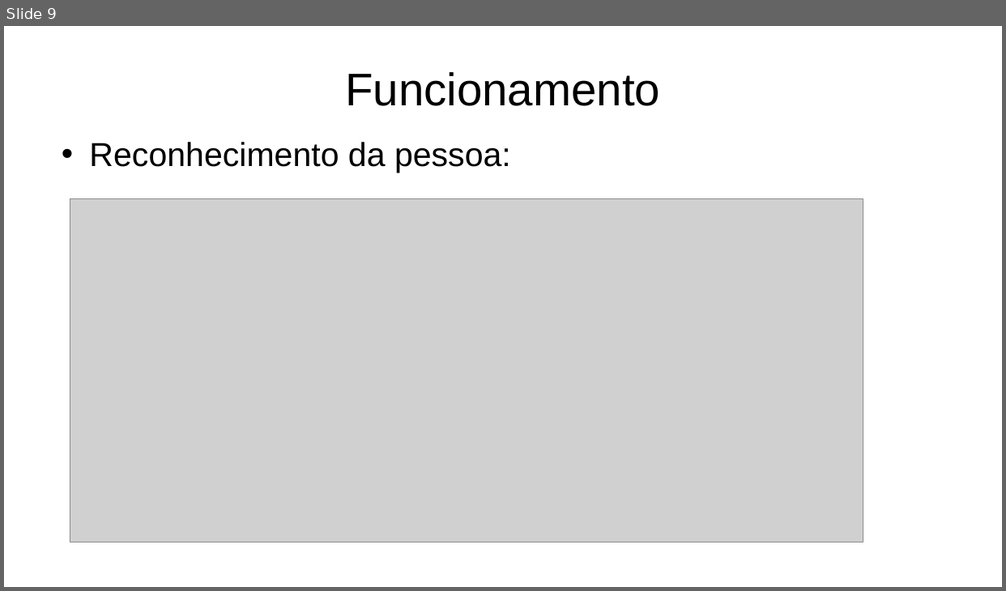
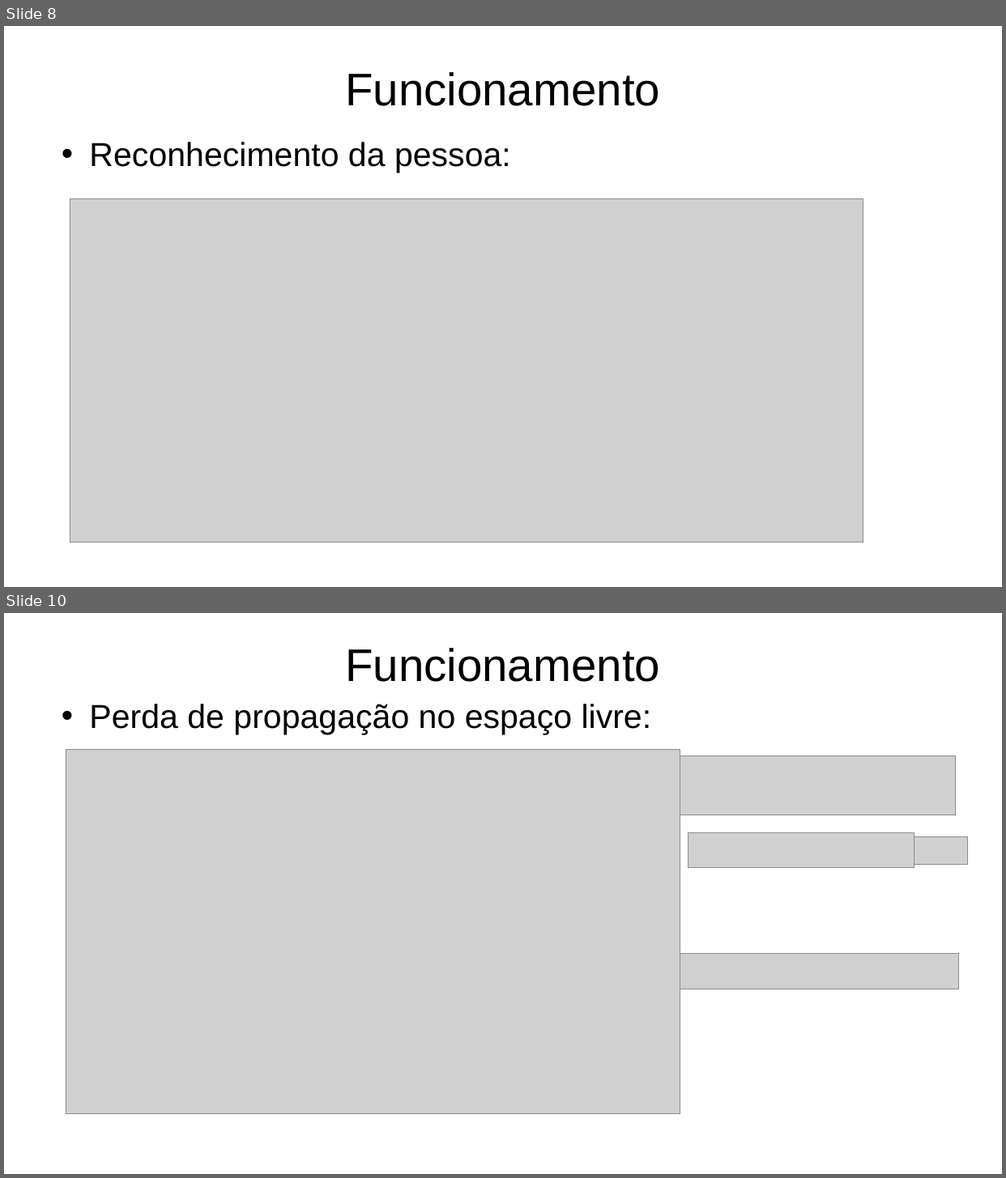
Before and after one commit to Guigajks/PI-VIII, a slide deck: Documentação/Apresentação Projeto PID.pptx. Shown one above the other, each under a label of ours: slide 9 before the commit, slides 8 and 10 after it; the slides between them are not shown. The pictures are 1006x591 and 1006x1178 pixels, drawn with LibreOffice and Linux fonts; fonts in the diff are those of the drawing; grey boxes stand for pictures; background and template pictures are left out. Boxes give left, top, right and bottom in pixels: in the first picture for what was removed or moved away, otherwise in the second. Text is boxed around its words. In the diff, an @@ line names an element or a change of style, - is before the commit and + after.

```diff
--- a/Documentação/Apresentação Projeto PID.pptx
+++ b/Documentação/Apresentação Projeto PID.pptx
@@ slide 10 added at <box>4,613,1002,1174</box>, background picture (left out) @@
@@ title added at <box>345,648,660,682</box>, 44 pt, text #000000 @@
+Funcionamento
@@ text added at <box>89,704,652,735</box>, 32 pt, text #000000 @@
+• Perda de propagação no espaço livre:
@@ picture added at <box>66,750,680,1114</box> @@
@@ picture added at <box>680,756,956,815</box> @@
@@ picture added at <box>688,833,915,868</box> @@
@@ picture added at <box>914,837,967,865</box> @@
@@ picture added at <box>680,954,958,990</box> @@
@@ what was slide 9 is now slide 8 @@
```
Also in this commit, not shown: 3 slides changed, 1 other slide added, 1 slide removed.
